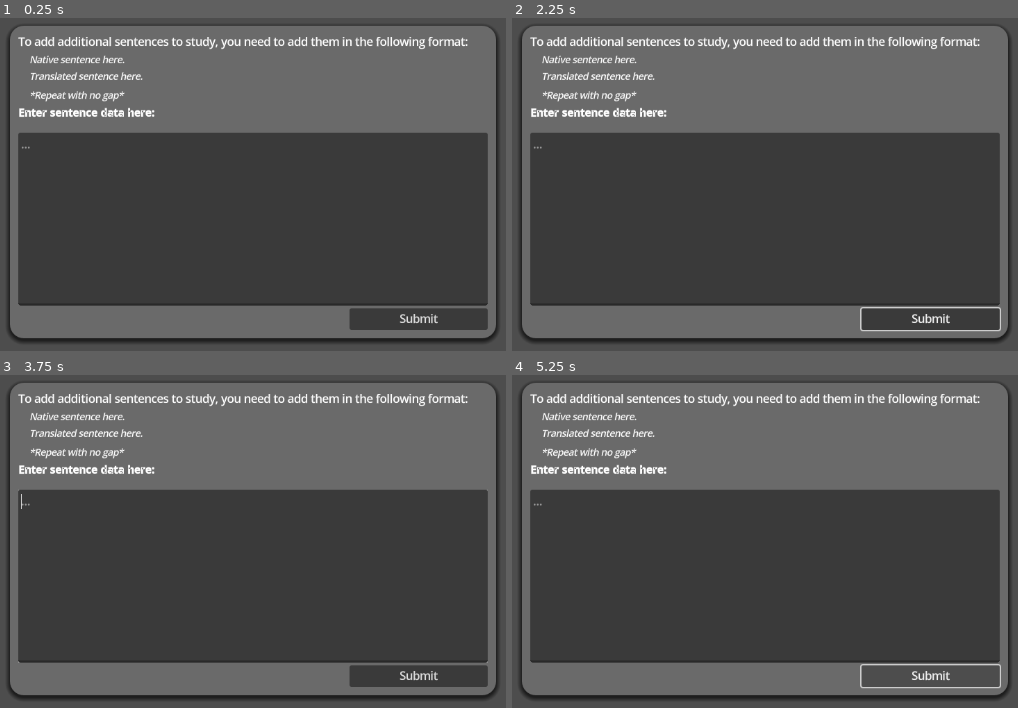
Above: before the commit, frames 1-4 (two rows, left to right).
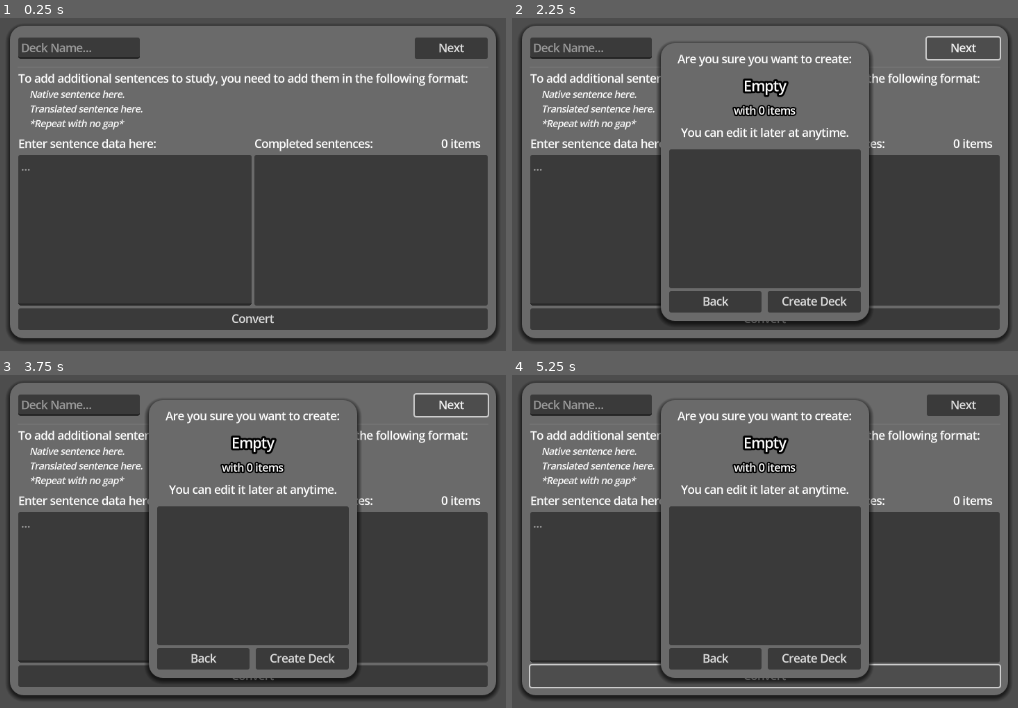
Above: after the commit, the same moments.

Repository: Zombeescott/Sentencevist
Game: Godot game, scene res://Scenes/import_sentences.tscn
The game is run twice, just before and just after one commit, with the same random seed, the same clock (stepped at 60 frames per second) and the same inputs. This scene is started directly instead of the project's main scene.
Inputs (mouse positions are in pixels of both pictures, inside the frame that each line leads up to):
- Up to frame 1 (0.25 s): no input
- Up to frame 2 (2.25 s): click (931, 317) at 0.5 s, where only the run before the commit has a clickable "Submit"; click (765, 317) at 1.25 s, where only the run after the commit has a clickable "Convert"; click (962, 47) at 2 s, where only the run after the commit has a clickable "Next"
- Up to frame 3 (3.75 s): click (202, 658) at 2.75 s, where only the run after the commit has a clickable "Back"; click (450, 404) at 3.5 s, where only the run after the commit has a clickable "Next"
- Up to frame 4 (5.25 s): click (815, 658) at 4.25 s, where only the run after the commit has a clickable "Create Deck"; click (931, 674) at 5 s, where only the run before the commit has a clickable "Submit"

The runs differ from the first frame. In frame 1, 17% of the frame differs, in the area x 3-97%, y 5-94%; in frame 2, 19%; in frame 3, 19%; in frame 4, 19%.

Commit message:
Added confirmation screen

Diff:
--- a/Scenes/import_sentences.tscn
+++ b/Scenes/import_sentences.tscn
@@ -38,38 +38,112 @@
 [node name="VBoxContainer" type="VBoxContainer" parent="PanelContainer/MarginContainer"]
 layout_mode = 2
 
+[node name="Top Row" type="MarginContainer" parent="PanelContainer/MarginContainer/VBoxContainer"]
+layout_mode = 2
+theme_override_constants/margin_top = 5
+theme_override_constants/margin_bottom = 5
+
+[node name="HBoxContainer" type="HBoxContainer" parent="PanelContainer/MarginContainer/VBoxContainer/Top Row"]
+layout_mode = 2
+alignment = 1
+
+[node name="DeckName" type="LineEdit" parent="PanelContainer/MarginContainer/VBoxContainer/Top Row/HBoxContainer"]
+unique_name_in_owner = true
+custom_minimum_size = Vector2(175, 0)
+layout_mode = 2
+size_flags_horizontal = 3
+placeholder_text = "Deck Name..."
+
+[node name="Gap" type="Control" parent="PanelContainer/MarginContainer/VBoxContainer/Top Row/HBoxContainer"]
+layout_mode = 2
+size_flags_horizontal = 3
+size_flags_stretch_ratio = 3.7
+
+[node name="Next" type="Button" parent="PanelContainer/MarginContainer/VBoxContainer/Top Row/HBoxContainer"]
+layout_mode = 2
+size_flags_horizontal = 3
+text = "Next"
+
+[node name="HSeparator" type="HSeparator" parent="PanelContainer/MarginContainer/VBoxContainer"]
+layout_mode = 2
+
 [node name="Instructions" type="RichTextLabel" parent="PanelContainer/MarginContainer/VBoxContainer"]
 layout_mode = 2
 size_flags_vertical = 3
 theme = ExtResource("2_0j0ds")
-theme_override_constants/line_separation = 5
+theme_override_constants/line_separation = 2
 theme_override_font_sizes/italics_font_size = 13
 theme_override_font_sizes/bold_font_size = 14
 bbcode_enabled = true
 text = "To add additional sentences to study, you need to add them in the following format:
 [indent][i]Native sentence here.
 Translated sentence here.
-*Repeat with no gap*[/i][/indent]
-[b]Enter sentence data here:[/b]"
+*Repeat with no gap*[/i][/indent]"
 
-[node name="TextEdit" type="TextEdit" parent="PanelContainer/MarginContainer/VBoxContainer"]
+[node name="Margins Data Entry" type="MarginContainer" parent="PanelContainer/MarginContainer/VBoxContainer"]
+layout_mode = 2
+size_flags_vertical = 3
+size_flags_stretch_ratio = 3.1
+
+[node name="VBox Data Entry" type="VBoxContainer" parent="PanelContainer/MarginContainer/VBoxContainer/Margins Data Entry"]
+layout_mode = 2
+
+[node name="Text Box" type="HBoxContainer" parent="PanelContainer/MarginContainer/VBoxContainer/Margins Data Entry/VBox Data Entry"]
+layout_mode = 2
+size_flags_vertical = 3
+
+[node name="Enter data" type="RichTextLabel" parent="PanelContainer/MarginContainer/VBoxContainer/Margins Data Entry/VBox Data Entry/Text Box"]
+layout_mode = 2
+size_flags_horizontal = 3
+bbcode_enabled = true
+text = "Enter sentence data here:"
+
+[node name="LeftSide" type="HBoxContainer" parent="PanelContainer/MarginContainer/VBoxContainer/Margins Data Entry/VBox Data Entry/Text Box"]
+layout_mode = 2
+size_flags_horizontal = 3
+alignment = 2
+
+[node name="Complete" type="RichTextLabel" parent="PanelContainer/MarginContainer/VBoxContainer/Margins Data Entry/VBox Data Entry/Text Box/LeftSide"]
+layout_mode = 2
+size_flags_horizontal = 3
+bbcode_enabled = true
+text = "Completed sentences:"
+
+[node name="Total" type="RichTextLabel" parent="PanelContainer/MarginContainer/VBoxContainer/Margins Data Entry/VBox Data Entry/Text Box/LeftSide"]
+unique_name_in_owner = true
+layout_direction = 2
+layout_mode = 2
+size_flags_horizontal = 3
+size_flags_stretch_ratio = 0.25
+text = "0 items"
+
+[node name="Sentence Box" type="HBoxContainer" parent="PanelContainer/MarginContainer/VBoxContainer/Margins Data Entry/VBox Data Entry"]
+layout_mode = 2
+size_flags_vertical = 3
+size_flags_stretch_ratio = 9.25
+alignment = 1
+
+[node name="TextInput" type="TextEdit" parent="PanelContainer/MarginContainer/VBoxContainer/Margins Data Entry/VBox Data Entry/Sentence Box"]
 unique_name_in_owner = true
 layout_mode = 2
-size_flags_vertical = 3
-size_flags_stretch_ratio = 1.8
+size_flags_horizontal = 3
 placeholder_text = "..."
 
-[node name="HBoxContainer" type="HBoxContainer" parent="PanelContainer/MarginContainer/VBoxContainer"]
-layout_mode = 2
-
-[node name="Control" type="Control" parent="PanelContainer/MarginContainer/VBoxContainer/HBoxContainer"]
+[node name="CompleteSentences" type="ItemList" parent="PanelContainer/MarginContainer/VBoxContainer/Margins Data Entry/VBox Data Entry/Sentence Box"]
+unique_name_in_owner = true
 layout_mode = 2
 size_flags_horizontal = 3
 
-[node name="Submit" type="Button" parent="PanelContainer/MarginContainer/VBoxContainer/HBoxContainer"]
+[node name="Convert Box" type="HBoxContainer" parent="PanelContainer/MarginContainer/VBoxContainer/Margins Data Entry/VBox Data Entry"]
+layout_mode = 2
+size_flags_vertical = 3
+alignment = 2
+
+[node name="Convert" type="Button" parent="PanelContainer/MarginContainer/VBoxContainer/Margins Data Entry/VBox Data Entry/Convert Box"]
 layout_mode = 2
 size_flags_horizontal = 3
-size_flags_stretch_ratio = 0.42
-text = "Submit"
+text = "Convert"
 
-[connection signal="button_down" from="PanelContainer/MarginContainer/VBoxContainer/HBoxContainer/Submit" to="." method="_on_submit_button_down"]
+[connection signal="button_down" from="PanelContainer/MarginContainer/VBoxContainer/Top Row/HBoxContainer/Next" to="." method="_on_next_button_down"]
+[connection signal="item_clicked" from="PanelContainer/MarginContainer/VBoxContainer/Margins Data Entry/VBox Data Entry/Sentence Box/CompleteSentences" to="." method="_on_complete_sentences_item_clicked"]
+[connection signal="button_down" from="PanelContainer/MarginContainer/VBoxContainer/Margins Data Entry/VBox Data Entry/Convert Box/Convert" to="." method="_on_convert_button_down"]
--- /dev/null
+++ b/Scenes/save_deck.tscn
@@ -0,0 +1,100 @@
+[gd_scene load_steps=4 format=3 uid="uid://b2lrjy30aovul"]
+
+[ext_resource type="Script" uid="uid://583nkqmr0stq" path="res://Scripts/save_deck.gd" id="1_7ko4j"]
+[ext_resource type="StyleBox" uid="uid://brx00us83uw3f" path="res://Styles/panel.tres" id="1_murjn"]
+[ext_resource type="Theme" uid="uid://be1vcvc77rvdh" path="res://Styles/font_theme.tres" id="2_7ko4j"]
+
+[node name="Save Deck" type="Control"]
+layout_mode = 3
+anchors_preset = 8
+anchor_left = 0.5
+anchor_top = 0.5
+anchor_right = 0.5
+anchor_bottom = 0.5
+grow_horizontal = 2
+grow_vertical = 2
+script = ExtResource("1_7ko4j")
+
+[node name="PanelContainer" type="PanelContainer" parent="."]
+layout_mode = 1
+anchors_preset = 8
+anchor_left = 0.5
+anchor_top = 0.5
+anchor_right = 0.5
+anchor_bottom = 0.5
+offset_left = -150.0
+offset_top = -200.0
+offset_right = 150.0
+offset_bottom = 200.0
+grow_horizontal = 2
+grow_vertical = 2
+theme_override_styles/panel = ExtResource("1_murjn")
+
+[node name="MarginContainer" type="MarginContainer" parent="PanelContainer"]
+layout_mode = 2
+theme_override_constants/margin_left = 10
+theme_override_constants/margin_top = 10
+theme_override_constants/margin_right = 10
+theme_override_constants/margin_bottom = 10
+
+[node name="VBoxContainer" type="VBoxContainer" parent="PanelContainer/MarginContainer"]
+layout_mode = 2
+
+[node name="AreYouSure" type="RichTextLabel" parent="PanelContainer/MarginContainer/VBoxContainer"]
+layout_mode = 2
+size_flags_vertical = 3
+text = "Are you sure you want to create:"
+horizontal_alignment = 1
+
+[node name="DeckName" type="Label" parent="PanelContainer/MarginContainer/VBoxContainer"]
+unique_name_in_owner = true
+layout_mode = 2
+size_flags_vertical = 6
+theme_override_constants/outline_size = 50
+theme_override_font_sizes/font_size = 20
+text = "Deck name here"
+horizontal_alignment = 1
+
+[node name="ItemTotal" type="Label" parent="PanelContainer/MarginContainer/VBoxContainer"]
+unique_name_in_owner = true
+layout_mode = 2
+size_flags_vertical = 6
+theme_override_constants/outline_size = 10
+theme_override_font_sizes/font_size = 15
+text = "with 0 items"
+horizontal_alignment = 1
+
+[node name="RichTextLabel" type="RichTextLabel" parent="PanelContainer/MarginContainer/VBoxContainer"]
+layout_mode = 2
+size_flags_vertical = 3
+text = "You can edit it later at anytime."
+horizontal_alignment = 1
+
+[node name="ItemList" type="ItemList" parent="PanelContainer/MarginContainer/VBoxContainer"]
+unique_name_in_owner = true
+layout_mode = 2
+size_flags_vertical = 3
+size_flags_stretch_ratio = 6.33
+
+[node name="HBoxContainer" type="HBoxContainer" parent="PanelContainer/MarginContainer/VBoxContainer"]
+layout_mode = 2
+
+[node name="Back" type="Button" parent="PanelContainer/MarginContainer/VBoxContainer/HBoxContainer"]
+unique_name_in_owner = true
+layout_mode = 2
+size_flags_horizontal = 3
+theme = ExtResource("2_7ko4j")
+text = "Back"
+
+[node name="RichTextLabel" type="RichTextLabel" parent="PanelContainer/MarginContainer/VBoxContainer/HBoxContainer"]
+layout_mode = 2
+
+[node name="Save" type="Button" parent="PanelContainer/MarginContainer/VBoxContainer/HBoxContainer"]
+unique_name_in_owner = true
+layout_mode = 2
+size_flags_horizontal = 3
+theme = ExtResource("2_7ko4j")
+text = "Create Deck"
+
+[connection signal="button_down" from="PanelContainer/MarginContainer/VBoxContainer/HBoxContainer/Back" to="." method="_on_back_button_down"]
+[connection signal="button_down" from="PanelContainer/MarginContainer/VBoxContainer/HBoxContainer/Save" to="." method="_on_save_button_down"]
--- a/Scripts/Classes/sentence.gd
+++ b/Scripts/Classes/sentence.gd
@@ -10,3 +10,7 @@
 	assert(t != "", "Translation cannot be empty")
 	native = n
 	trans = t
+
+
+func _to_string() -> String:
+	return "%s, %s" % [native, trans]
--- a/Scripts/background_manager.gd
+++ b/Scripts/background_manager.gd
@@ -26,16 +26,16 @@
 
 
 func instantiate_panel(name: String, panel_scene: PackedScene, layer: int = 0) -> void:
-	# Close existing panel with same name
-	if name in panels:
-		panels[name].queue_free()
-
 	# Create new panel
 	var panel = panel_scene.instantiate()
 	add_panel(name, panel, layer)
 
 
 func add_panel(name: String, panel: Node, layer: int = 0) -> void:
+	# Close existing panel with same name
+	if name in panels:
+		panels[name].queue_free()
+
 	get_tree().current_scene.add_child(panel)
 	#self.add_child(panel)
 	panel.z_index = layer
--- a/Scripts/import_sentences.gd
+++ b/Scripts/import_sentences.gd
@@ -1,22 +1,62 @@
 extends Control
 
+var name_box: LineEdit
 var text_edit: TextEdit
+var item_list: ItemList
+var total_counter: RichTextLabel
+var create_screen: PackedScene
+
 var sentence_data: String
 var sentences: Array[Sentence] = []
 
 func _ready() -> void:
-	text_edit = %TextEdit
+	name_box = %DeckName
+	text_edit = %TextInput
+	item_list = %CompleteSentences
+	total_counter = %Total
+	create_screen = preload("res://Scenes/save_deck.tscn")
 
 
 func parse_sentence_data(text: String) -> void:
+	if sentences:
+		sentences.clear()
+	if item_list:
+		item_list.clear()
+
 	var lines = text.split("\n")
 	for i in range(0, lines.size(), 2):
 		if i + 1 < lines.size():  # Make sure next line exis
 			if lines[i] != "" and lines[i+1] != "":
-				sentences.append(Sentence.new(lines[i], lines[i+1]))
-				print(sentences.back().native + ", " + sentences.back().trans)
+				var temp = Sentence.new(lines[i], lines[i+1])
+				sentences.append(temp)
+				item_list.add_item(temp.to_string())
+
+	update_total()
 
 
-func _on_submit_button_down() -> void:
+func convert_data() -> void:
 	sentence_data = text_edit.text
 	parse_sentence_data(sentence_data)
+
+
+# Update the amount of sentences there are.
+func update_total() -> void:
+	total_counter.text = "%s items" % sentences.size()
+
+
+func _on_convert_button_down() -> void:
+	convert_data()
+
+
+# Remove clicked item
+func _on_complete_sentences_item_clicked(index: int, at_position: Vector2, mouse_button_index: int) -> void:
+	item_list.remove_item(index)
+	sentences.pop_at(index)
+	update_total()
+
+
+func _on_next_button_down() -> void:
+	convert_data()
+	var create = create_screen.instantiate()
+	BackgroundManager.add_panel("Create Deck", create, 1)
+	create.set_variables(name_box.text, sentences.size(), item_list)
--- /dev/null
+++ b/Scripts/save_deck.gd
@@ -0,0 +1,29 @@
+extends Control
+
+var deck_label: Label
+var total_label: Label
+var final_list: ItemList
+
+func _ready() -> void:
+	deck_label = %DeckName
+	total_label = %ItemTotal
+	final_list = %ItemList
+
+
+func set_variables(deck_name: String, total: int, list: ItemList) -> void:
+	if deck_name == "":
+		deck_label.text = "Empty"
+	else:
+		deck_label.text = deck_name
+
+	total_label.text = "with %d items" % total
+	for i in range(list.get_item_count()):
+		final_list.add_item(list.get_item_text(i))
+
+
+func _on_back_button_down() -> void:
+	BackgroundManager.hide_panel("Create Deck")
+
+
+func _on_save_button_down() -> void:
+	pass # Replace with function body.
Not shown, added: Scripts/save_deck.gd.uid
